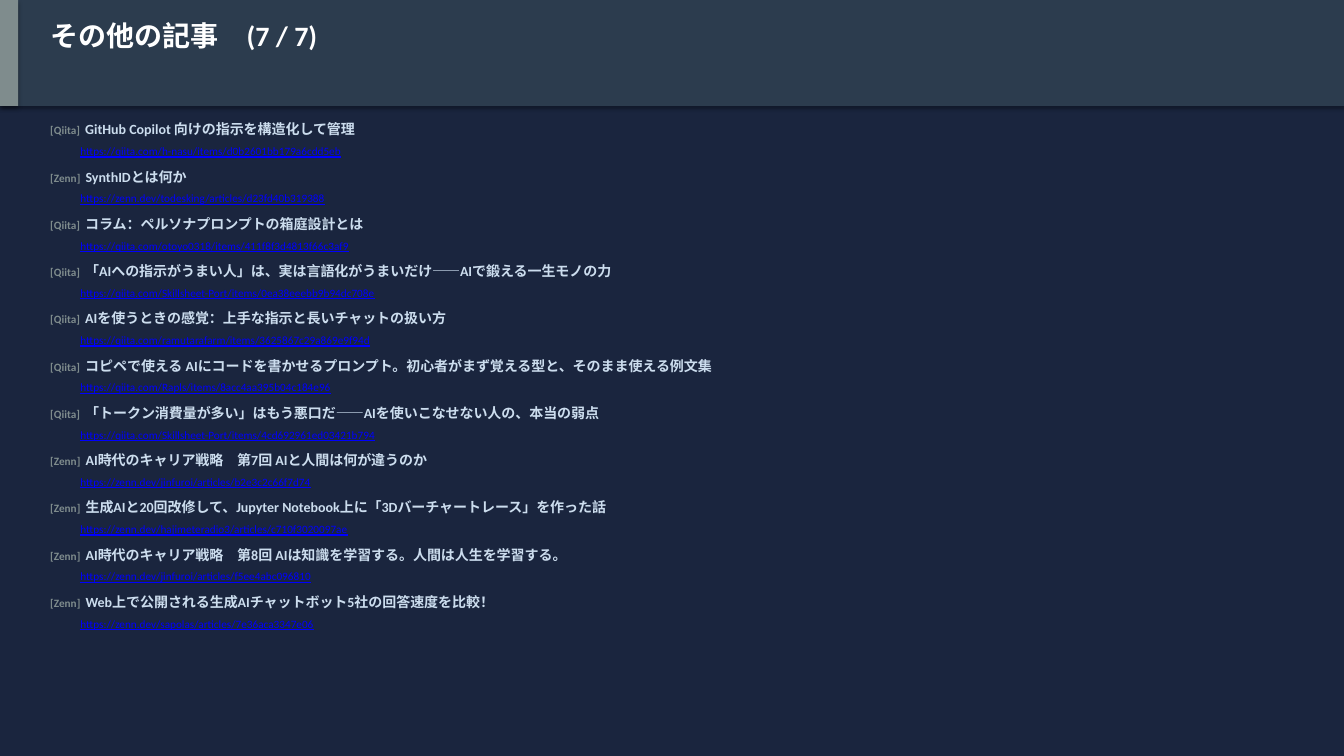
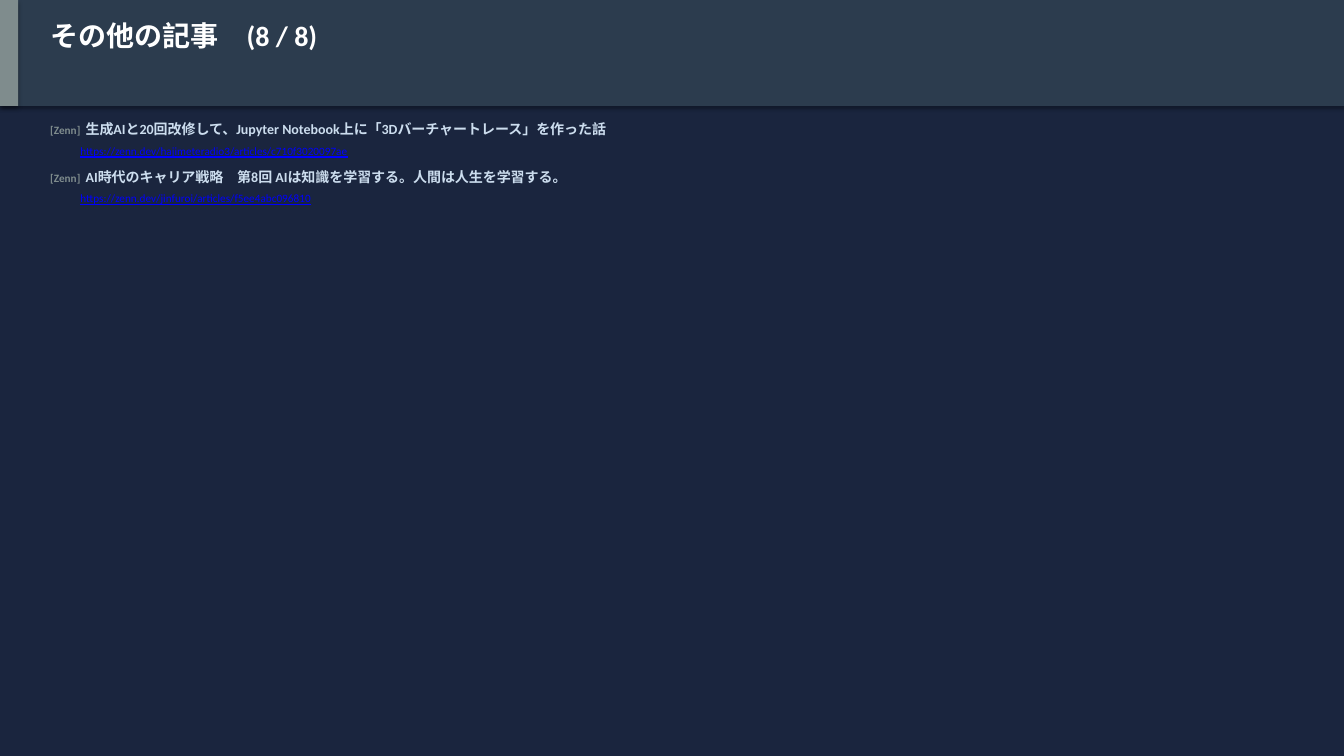
Before and after one commit to h-shoji-jws/ai-news-collector, a slide deck: slide 24 of data/2026-09-05.pptx. Drawn at 1344x756 pixels with LibreOffice and Linux fonts; fonts in the diff are those of the drawing. Boxes give left, top, right and bottom in pixels: in the first picture for what was removed or moved away, otherwise in the second. Text is boxed around its words. In the diff, an @@ line names an element or a change of style, - is before the commit and + after.

```diff
--- a/data/2026-09-05.pptx
+++ b/data/2026-09-05.pptx
@@ text at (50,22,317,50): text changed @@
-その他の記事 (7 / 7)
+その他の記事 (8 / 8)
@@ text at (50,122,606,136): text changed @@
-[Qiita] GitHub Copilot 向けの指示を構造化して管理
+[Zenn] 生成AIと20回改修して、Jupyter Notebook上に「3Dバーチャートレース」を作った話
@@ text at (80,147,347,158): text changed @@
-https://qiita.com/h-nasu/items/d0b2601bb179a6cdd5eb
+https://zenn.dev/hajimeteradio3/articles/c710f3020097ae
@@ text at (50,170,566,184): text changed @@
-[Zenn] SynthIDとは何か
+[Zenn] AI時代のキャリア戦略 第8回 AIは知識を学習する。人間は人生を学習する。
@@ text at (80,194,310,205): text changed @@
-https://zenn.dev/todesking/articles/d23fd40b319388
+https://zenn.dev/jinfuroi/articles/f5ee4abc096810
@@ text removed at (50,217,363,231) @@
-[Qiita] コラム：ペルソナプロンプトの箱庭設計とは
@@ text removed at (50,264,611,278) @@
-[Qiita] 「AIへの指示がうまい人」は、実は言語化がうまいだけ——AIで鍛える一生モノの力
@@ text removed at (80,242,348,252) @@
-https://qiita.com/otoyo0318/items/411f8f3d4813f66c3af9
@@ text removed at (80,289,374,299) @@
-https://qiita.com/Skillsheet-Port/items/0ea38eeebb9b94dc708e
@@ text removed at (50,312,446,325) @@
-[Qiita] AIを使うときの感覚：上手な指示と長いチャットの扱い方
@@ text removed at (50,359,712,373) @@
-[Qiita] コピペで使える AIにコードを書かせるプロンプト。初心者がまず覚える型と、そのまま使える例文集
@@ text removed at (80,336,369,347) @@
-https://qiita.com/ramutarafarm/items/3625867c29a869e9f94d
@@ text removed at (80,383,330,394) @@
-https://qiita.com/Rapls/items/8acc4aa395b04c184e96
@@ text removed at (50,406,599,420) @@
-[Qiita] 「トークン消費量が多い」はもう悪口だ——AIを使いこなせない人の、本当の弱点
@@ text removed at (80,431,374,441) @@
-https://qiita.com/Skillsheet-Port/items/4cd692961ed03421b794
@@ text removed at (50,453,427,467) @@
-[Zenn] AI時代のキャリア戦略 第7回 AIと人間は何が違うのか
@@ text removed at (80,478,310,488) @@
-https://zenn.dev/jinfuroi/articles/b2e3c2c66f7d74
@@ text removed at (50,500,606,514) @@
-[Zenn] 生成AIと20回改修して、Jupyter Notebook上に「3Dバーチャートレース」を作った話
@@ text removed at (80,525,347,536) @@
-https://zenn.dev/hajimeteradio3/articles/c710f3020097ae
@@ text removed at (50,548,566,562) @@
-[Zenn] AI時代のキャリア戦略 第8回 AIは知識を学習する。人間は人生を学習する。
@@ text removed at (50,595,494,609) @@
-[Zenn] Web上で公開される生成AIチャットボット5社の回答速度を比較！
@@ text removed at (80,572,310,583) @@
-https://zenn.dev/jinfuroi/articles/f5ee4abc096810
@@ text removed at (80,620,313,630) @@
-https://zenn.dev/sapolas/articles/7e36aca3347e06
```
Also in this commit, not shown: 22 other slides changed, 1 slide added, 1 slide removed, 1 other file.
